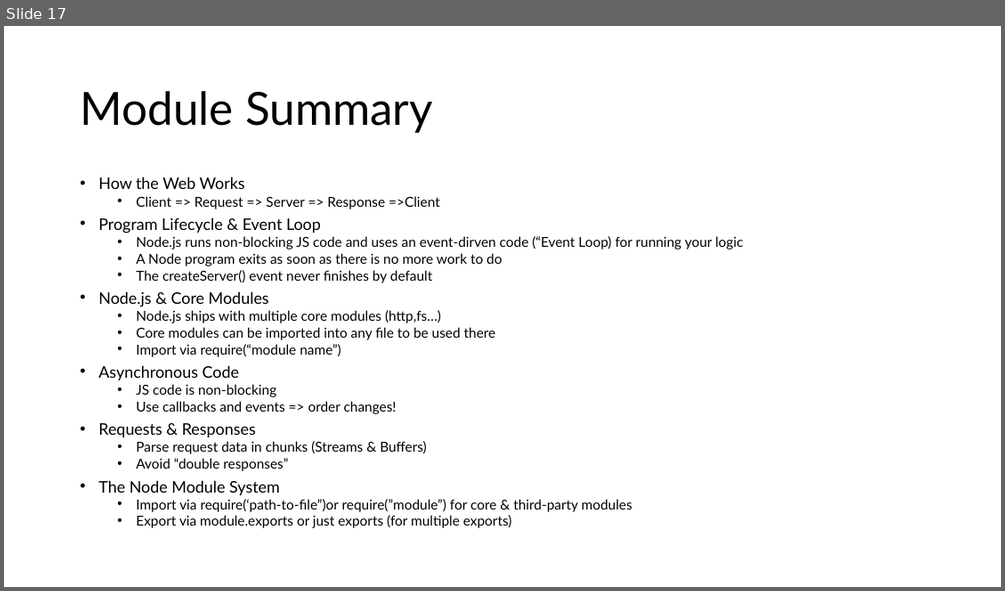
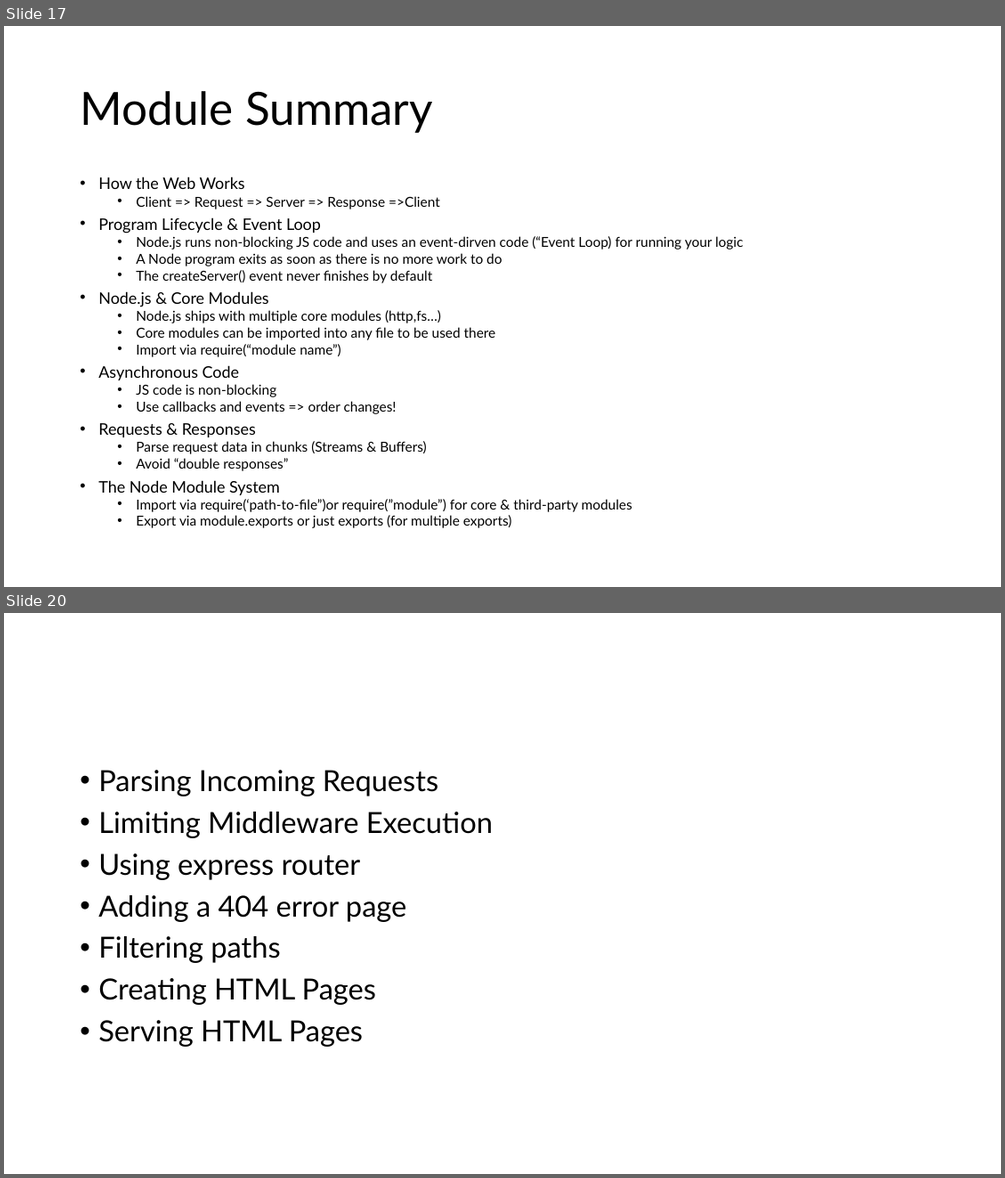
Before and after one commit to PiyushChaturvedii/Batch06, a slide deck: Node/node.pptx. Shown one above the other, each under a label of ours: slide 17 before the commit, slides 17 and 20 after it; the slides between them are not shown. The pictures are 1005x591 and 1005x1178 pixels, drawn with LibreOffice and Linux fonts; fonts in the diff are those of the drawing. Boxes give left, top, right and bottom in pixels: in the first picture for what was removed or moved away, otherwise in the second. Text is boxed around its words. In the diff, an @@ line names an element or a change of style, - is before the commit and + after.

Commit message:
htmlFiles

```diff
--- a/Node/node.pptx
+++ b/Node/node.pptx
@@ slide 20 added at (x1=4, y1=613, x2=1001, y2=1174), background #FFFFFF @@
@@ text added at (x1=98, y1=770, x2=493, y2=1046), 28 pt, text #000000 @@
+• Parsing Incoming Requests
+• Limiting Middleware Execution
+• Using express router
+• Adding a 404 error page
+• Filtering paths
+• Creating HTML Pages
+• Serving HTML Pages
```
Also in this commit, not shown: 1 slide changed, 1 other slide added, 17 other files.
